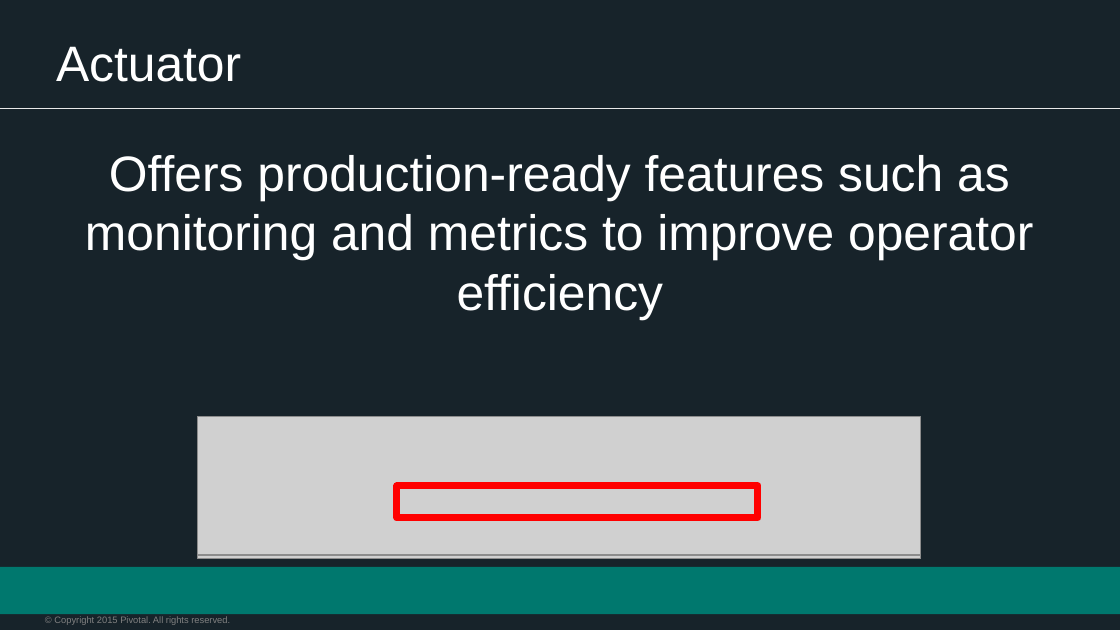
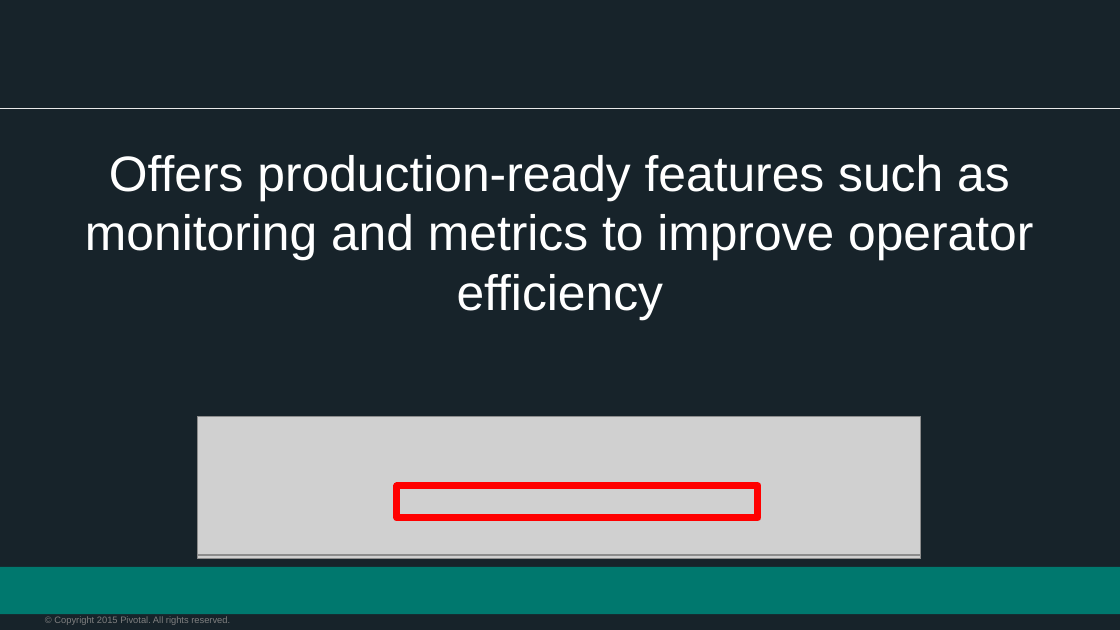
Before and after one commit to appalrpivotal/PCF-Workshop-ESI, a slide deck: slide 44 of presentations/5-Spring_Overview.pptx (slide 18 before the commit). Drawn at 1120x630 pixels with LibreOffice and Linux fonts; fonts in the diff are those of the drawing; grey boxes stand for pictures; background and template pictures are left out. Boxes give left, top, right and bottom in pixels: in the first picture for what was removed or moved away, otherwise in the second. Text is boxed around its words. In the diff, an @@ line names an element or a change of style, - is before the commit and + after.

```diff
--- a/presentations/5-Spring_Overview.pptx
+++ b/presentations/5-Spring_Overview.pptx
@@ title removed at [56, 46, 241, 82] @@
-Actuator
```
Also in this commit, not shown: 22 other slides changed, 31 slides added, 1 slide removed, 1 other file.
